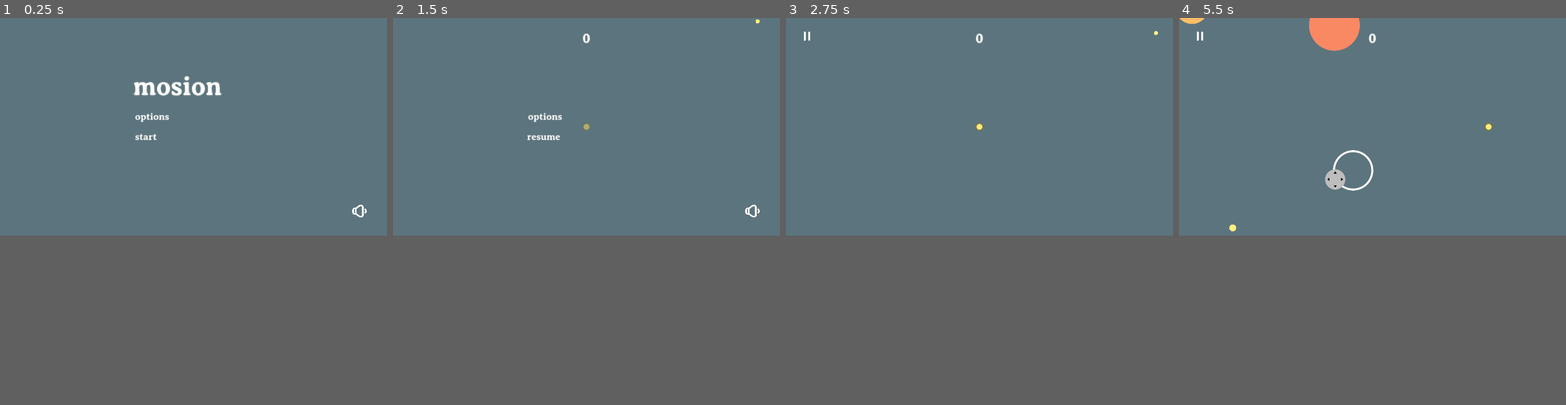
Above: before the commit, frames 1-4 (left to right).
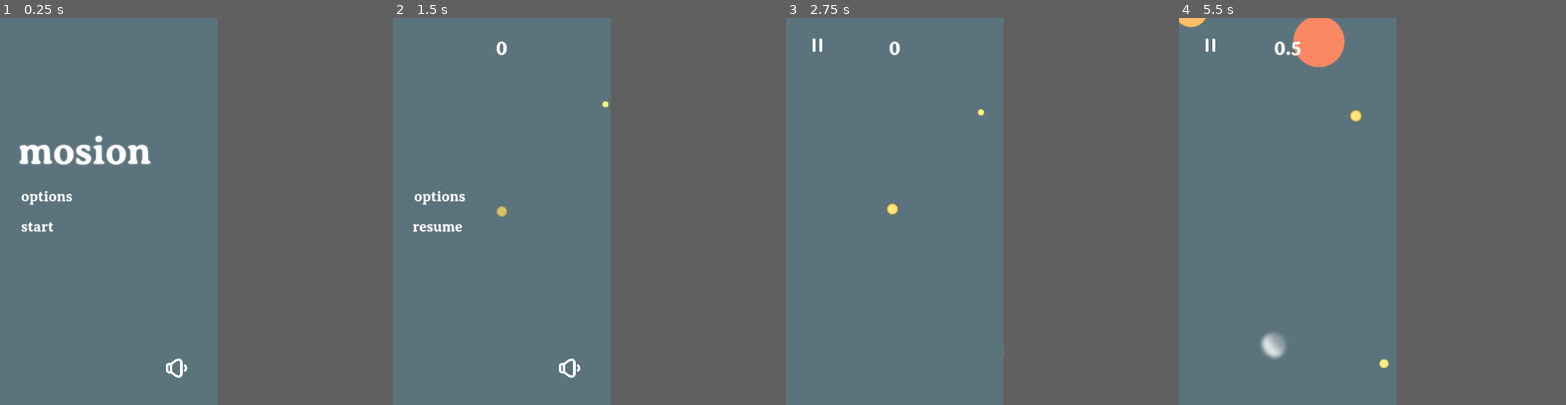
Above: after the commit, the same moments.

Repository: loudifier/mosion-game
Game: Godot game, scene res://main.tscn
Same seed, same stepped clock (60 frames per second), same inputs: the game is played once before the commit and once after it.
Inputs (mouse positions are in pixels of both pictures, inside the frame that each line leads up to; where the layout moved, square brackets give the same spot in the first picture):
- Up to frame 1 (0.25 s): no input
- Up to frame 2 (1.5 s): click "start" at 0.5 s; click (447, 33) [412, 37] at 1.25 s
- Up to frame 3 (2.75 s): click "resume" at 2 s
- Up to frame 4 (5.5 s): move the mouse to (1457, 114) at 2.77 s; hold Right (ui_right) 2.78-3.5 s; click (1457, 114) at 2.92 s; drag from (1295, 137) to (1380, 126) at 3.52 s; move the mouse to (1411, 79) at 4.27 s; hold Right (ui_right) 4.28-5 s; drag from (1353, 168) to (1233, 230) at 5.02 s
In our replay, the window is 800x450 before the commit and 450x800 after it. These sizes can differ from the game's own. Grey fills any space a smaller window leaves; there, only what the larger window draws over its background counts as a difference.

The runs differ from the first frame. In frame 1, 2.4% of the frame differs, in the area x 4-95%, y 15-93%; in frame 2, 1.0%; in frame 3, 0.3%; in frame 4, 2.2%.

Commit message:
Update joystick and circle visuals with blurry effects (manually implemented, WorldEnvironment blur disabled)

Diff:
--- a/circle.gd
+++ b/circle.gd
@@ -2,7 +2,7 @@
 
 var velocity = Vector2.ZERO
 @export var radius = 50.0
-var base_radius = 378/2 # size of the sprite
+var base_radius = 378/2.0 # size of the sprite
 
 
 # if fade_status is set to a falsy value no fade will be applied in _process()
--- a/joystick/virtual_joystick.tscn
+++ b/joystick/virtual_joystick.tscn
@@ -1,36 +1,33 @@
 [gd_scene load_steps=4 format=3 uid="uid://dmr0fcamx7t56"]
 
 [ext_resource type="Script" path="res://joystick/virtual_joystick.gd" id="1_8x4dy"]
-[ext_resource type="Texture2D" uid="uid://bm30au8mjfc2f" path="res://joystick/textures/joystick_base_outline.png" id="2_jhjs2"]
-[ext_resource type="Texture2D" uid="uid://dt13r06u87fib" path="res://joystick/textures/joystick_tip_arrows.png" id="3_3etdg"]
+[ext_resource type="Texture2D" uid="uid://djx1f1ergemv7" path="res://joystick/textures/joystick_base_clip.png" id="2_io887"]
+[ext_resource type="Texture2D" uid="uid://cyxk4ebssi5gj" path="res://joystick/textures/joystick_tip_fuzzy.png" id="3_2imxl"]
 
 [node name="Virtual Joystick" type="Control"]
 layout_mode = 3
-anchors_preset = 2
-anchor_top = 1.0
-anchor_bottom = 1.0
-offset_top = -308.0
+anchors_preset = 0
 offset_right = 300.0
-offset_bottom = -8.0
-grow_vertical = 0
+offset_bottom = 300.0
 script = ExtResource("1_8x4dy")
 
 [node name="Base" type="TextureRect" parent="."]
+clip_children = 1
 layout_mode = 1
 anchors_preset = 8
 anchor_left = 0.5
 anchor_top = 0.5
 anchor_right = 0.5
 anchor_bottom = 0.5
-offset_left = -100.0
-offset_top = -100.0
-offset_right = 100.0
-offset_bottom = 100.0
+offset_left = -175.0
+offset_top = -175.0
+offset_right = 225.0
+offset_bottom = 225.0
 grow_horizontal = 2
 grow_vertical = 2
 pivot_offset = Vector2(100, 100)
 mouse_force_pass_scroll_events = false
-texture = ExtResource("2_jhjs2")
+texture = ExtResource("2_io887")
 stretch_mode = 5
 
 [node name="Tip" type="TextureRect" parent="Base"]
@@ -47,5 +44,5 @@
 grow_horizontal = 2
 grow_vertical = 2
 pivot_offset = Vector2(50, 50)
-texture = ExtResource("3_3etdg")
+texture = ExtResource("3_2imxl")
 stretch_mode = 5
--- a/main.gd
+++ b/main.gd
@@ -1,17 +1,31 @@
 extends Node2D
 
+# game save data
 var save_file = 'user://save.json'
 
+# base scene for enemy circles
 @export var mob_scene: PackedScene
+
+# global for calculations based on screen size
 var screen_size
 
+# difficulty parameters
+# needs to be refactored. Parameters affecting difficult spread around project
 @export var starting_size = 20
 @export var min_mob_radius = 5
-@export var max_mob_radius = 540 # placeholder value assuming 1080p, updated in _ready()
-
+@export var max_mob_radius = 135 # placeholder value assuming 1080p, updated based on screen size in _ready()
+# mob speed in mob scene
+# mob spawn frequency in MobTimer
+# mob spawn size in randf_new_mob_radius()
+# player growth rate in player scene _ready
+# player movement (speed, friction) in player scene
+
+
+# class to manage themes
 var ColorScale = load("res://ColorScale.gd")
 var color_scale = ColorScale.new()
 
+# play states
 enum states {
 	STOP,
 	PLAY,
@@ -19,7 +33,7 @@
 }
 var play_state = states.STOP
 
-# variables related to game state and scoring
+# variables related to scoring and level transitions
 var score = 0
 var level = 1
 var level_threshold = 200.0 # level up when player radius passes threshold
@@ -41,11 +55,12 @@
 	$Options.visible = false
 	$Pause.visible = false
 	$GameOver.visible = false
+	$Joystick.visible = false
 
 	screen_size = get_viewport_rect().size
 	get_tree().get_root().size_changed.connect(_screen_size_changed)
 
-	max_mob_radius = min(screen_size.x, screen_size.y) / 8
+	max_mob_radius = min(screen_size.x, screen_size.y) / 8.0
 
 	color_scale.set_theme(color_scale.themes.EMOSIONAL)
 	color_scale.scale_range = [min_mob_radius, 2*max_mob_radius]
@@ -55,6 +70,8 @@
 
 	# read save file after everything has been initialized so default values can be overridden
 	read_save()
+
+
 
 func read_save():
 	var f = FileAccess.open(save_file, FileAccess.READ)
@@ -80,6 +97,10 @@
 
 # Called every frame. 'delta' is the elapsed time since the previous frame.
 func _process(delta):
+	# most game logic is handled in (or called from) circle/player/mob _process functions
+	# game state and UI primarily handled by signal handlers
+
+	# level up and level up transition
 	if $Player.radius > level_threshold and level_time==0:
 		level_time = level_transition_length
 
@@ -109,31 +130,30 @@
 			mob.position.x = xmid + frame_scaling * (mob.position.x - xmid)
 			mob.position.y = ymid + frame_scaling * (mob.position.y - ymid)
 
+		# increment level if this is the last frame of the transition
 		if level_time == 0:
 			level += 1
 
 func game_over():
 	play_state = states.STOP
-	print(high_score)
 	if score > high_score:
-		print(high_score)
 		high_score = score
-		print(high_score)
 		high_score_circles = last_game_circles.duplicate()
 		high_score_circles['screen'] = {'x'=screen_size.x, 'y'=screen_size.y}
 		$GameOver/ScoreLabel.text = 'new high score!'
 	else:
 		$GameOver/ScoreLabel.text = 'your score: ' + score_string(score)
-	print(high_score)
 	$GameOver/HighScoreLabel.text = 'high score: ' + score_string(high_score)
 	$HUD.visible = false
 	$GameOver.visible = true
+	$Joystick.visible = false
 
 	save_game()
 
 func new_game():
 	$Player.start(screen_size/2, starting_size)
 	$HUD.visible = true
+	$Joystick.visible = true
 	$TitleScreen.visible = false
 	$GameOver.visible = false
 	get_tree().call_group('mobs', 'fade_delete')
@@ -236,6 +256,7 @@
 	play_state = states.PLAY
 	$Pause.visible = false
 	$HUD/PauseButton.visible = true
+	$Joystick.visible = true
 	$MobTimer.paused = false
 
 
@@ -243,7 +264,9 @@
 	play_state = states.PAUSE
 	$Pause.visible = true
 	$HUD/PauseButton.visible = false
+	$Joystick.visible = false
 	$MobTimer.paused = true
+
 
 
 func add_score(increase):
--- a/main.tscn
+++ b/main.tscn
@@ -52,7 +52,6 @@
 
 [sub_resource type="Environment" id="Environment_6pe36"]
 background_mode = 3
-glow_enabled = true
 glow_blend_mode = 4
 glow_hdr_threshold = 0.75
 
@@ -70,6 +69,22 @@
 grow_vertical = 2
 color = Color(0.2, 0.2, 0.2, 1)
 
+[node name="Joystick" type="Control" parent="."]
+layout_mode = 3
+anchors_preset = 0
+offset_right = 40.0
+offset_bottom = 40.0
+
+[node name="VirtualJoystick" parent="Joystick" instance=ExtResource("4_7titn")]
+visible = false
+layout_mode = 1
+offset_top = 160.0
+offset_right = 3840.0
+offset_bottom = 4000.0
+pressed_color = Color(1, 1, 1, 1)
+clampzone_size = 140.0
+joystick_mode = 1
+
 [node name="Player" parent="." instance=ExtResource("2_nphoj")]
 visible = false
 
@@ -77,15 +92,6 @@
 
 [node name="HUD" type="CanvasLayer" parent="."]
 visible = false
-
-[node name="VirtualJoystick" parent="HUD" instance=ExtResource("4_7titn")]
-visible = false
-offset_top = -1080.0
-offset_right = 3840.0
-offset_bottom = 2760.0
-deadzone_size = 20.0
-clampzone_size = 100.0
-joystick_mode = 1
 
 [node name="ScoreLabel" type="Label" parent="HUD"]
 anchors_preset = 5
@@ -447,6 +453,15 @@
 [node name="WorldEnvironment" type="WorldEnvironment" parent="."]
 environment = SubResource("Environment_6pe36")
 
+[node name="DebugText" type="Label" parent="."]
+visible = false
+offset_left = 60.0
+offset_top = 64.0
+offset_right = 660.0
+offset_bottom = 431.0
+text = "debug"
+autowrap_mode = 1
+
 [connection signal="add_score" from="Player" to="." method="add_score"]
 [connection signal="game_over" from="Player" to="." method="game_over"]
 [connection signal="timeout" from="MobTimer" to="." method="_on_mob_timer_timeout"]
--- a/mob.gd
+++ b/mob.gd
@@ -2,6 +2,8 @@
 
 @export var min_speed = 20
 @export var max_speed = 150
+
+var blur_outline = 3.0
 
 var delete_on_fade_out = false
 
@@ -70,3 +72,14 @@
 	else:
 		# if not being deleted, process regular absorb
 		super.absorb(enemy)
+
+
+
+func set_radius(new_radius):
+	super.set_radius(new_radius)
+	if radius:
+		$Blur.scale = Vector2.ONE * ((radius+blur_outline) / radius)
+		$Blur/Blur2.scale = Vector2.ONE * ((radius+blur_outline*2/3) / radius)
+		$Blur/Blur3.scale = Vector2.ONE * ((radius+blur_outline/3) / radius)
+	else:
+		$Blur.visible = false
--- a/mob.tscn
+++ b/mob.tscn
@@ -1,7 +1,8 @@
-[gd_scene load_steps=3 format=3 uid="uid://dmghftj3kythu"]
+[gd_scene load_steps=4 format=3 uid="uid://dmghftj3kythu"]
 
 [ext_resource type="PackedScene" uid="uid://c4c45w00dfobl" path="res://circle.tscn" id="1_ypxvq"]
 [ext_resource type="Script" path="res://mob.gd" id="2_4lllp"]
+[ext_resource type="Texture2D" uid="uid://btopc8eo1atpl" path="res://circle_100x100_white.svg" id="3_3fp6r"]
 
 [node name="Mob" groups=["mobs"] instance=ExtResource("1_ypxvq")]
 script = ExtResource("2_4lllp")
@@ -10,4 +11,16 @@
 
 [node name="VisibleOnScreenNotifier2D" type="VisibleOnScreenNotifier2D" parent="." index="2"]
 
+[node name="Blur" type="Sprite2D" parent="." index="3"]
+modulate = Color(1, 1, 1, 0.12549)
+texture = ExtResource("3_3fp6r")
+
+[node name="Blur2" type="Sprite2D" parent="Blur" index="0"]
+modulate = Color(1, 1, 1, 0.12549)
+texture = ExtResource("3_3fp6r")
+
+[node name="Blur3" type="Sprite2D" parent="Blur" index="1"]
+modulate = Color(1, 1, 1, 0.12549)
+texture = ExtResource("3_3fp6r")
+
 [connection signal="screen_exited" from="VisibleOnScreenNotifier2D" to="." method="_on_screen_exited"]
--- a/player.gd
+++ b/player.gd
@@ -48,6 +48,8 @@
 	super.set_radius(new_radius)
 	var fill_radius = radius - outline
 	$Fill.scale = Vector2.ONE * (fill_radius / radius)
+	$Outline/Outline2.scale = Vector2.ONE * (radius - outline*2/3) / radius
+	$Outline/Outline3.scale = Vector2.ONE * (radius - outline/3) / radius
 	if not radius:
 		game_over.emit()
 
--- a/player.tscn
+++ b/player.tscn
@@ -14,5 +14,13 @@
 z_index = 1
 
 [node name="Outline" type="Sprite2D" parent="." index="2"]
-modulate = Color(0.5, 0.5, 0.5, 1)
+self_modulate = Color(0.501961, 0.501961, 0.501961, 1)
 texture = ExtResource("3_8qw86")
+
+[node name="Outline2" type="Sprite2D" parent="Outline" index="0"]
+self_modulate = Color(0.670588, 0.670588, 0.670588, 1)
+texture = ExtResource("3_8qw86")
+
+[node name="Outline3" type="Sprite2D" parent="Outline" index="1"]
+self_modulate = Color(0.85098, 0.85098, 0.85098, 1)
+texture = ExtResource("3_8qw86")
--- a/project.godot
+++ b/project.godot
@@ -17,8 +17,8 @@
 
 [display]
 
-window/size/viewport_width=1920
-window/size/viewport_height=1080
+window/size/viewport_width=720
+window/size/viewport_height=1280
 window/stretch/mode="canvas_items"
 window/stretch/aspect="expand"
 window/handheld/orientation=1
Not shown, changed: export_presets.cfg
Binary file added: joystick/textures/joystick_base_clip.png
Not shown, added: joystick/textures/joystick_base_clip.png.import
Binary file added: joystick/textures/joystick_tip_fuzzy.png
Not shown, added: joystick/textures/joystick_tip_fuzzy.png.import
